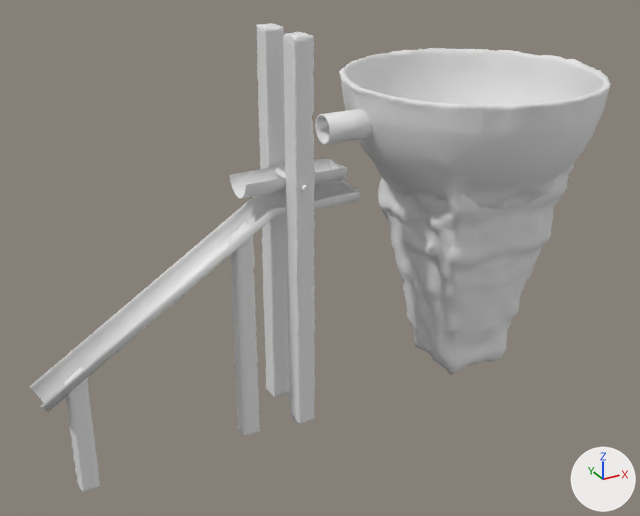
The FBX model Snake/Assets/Prefabs/WaterFeature/waterfeature.fbx: old version first, new version second.
One viewpoint serves both versions: a camera (50 mm lens) standing at (-1.93, -3.89, 2.75) and looking at (0.2, -0.02, 0.81). The lights are fixed; the arrows at lower right show +X, +Y and +Z. Where no turn or scale is listed for an object, it has been applied to the vertices. Vertices at the same position are counted once.

Script lines for the objects in view, before the commit:
```python
me_cube = bpy.data.meshes.new('Cube')
me_cube.from_pydata(...)  # 7907 vertices, 15806 faces; spans x -0.76..0.76, y -0.73..0.74, z -1.76..0.02
me_cube.materials.append(mat_material)  # white #e7e7e7
me_cube_002 = bpy.data.meshes.new('Cube.002')
me_cube_002.from_pydata(...)  # 43311 vertices, 86606 faces; spans x -1.23..0.07, y -0.22..0.21, z -0.17..2.05
me_cube_003 = bpy.data.meshes.new('Cube.003')
me_cube_003.from_pydata(...)  # 247 vertices, 354 faces; spans x -1.38..0.62, y -0.13..0.08, z 0.34..1.6
me_cube_004 = bpy.data.meshes.new('Cube.004')
me_cube_004.from_pydata(...)  # 132 vertices, 83 faces; spans x -0.269..0.311, y -0.239..0.245, z -0.07..0.029
# before: 60 (0.305, -0.023, -0.063) at pixel (338, 180), 61 (0.305, -0.04, -0.058) at pixel (340, 179), 62 (0.305, -0.055, -0.049) at pixel (342, 179), 63 (0.305, -0.069, -0.038) at pixel (343, 177), 64 (0.305, -0.08, -0.024) at pixel (344, 176)
# before: 65 (0.305, -0.089, -0.008) at pixel (345, 173), 66 (0.305, -0.094, 0.009) at pixel (345, 170), 67 (0.305, -0.095, 0.026) at pixel (346, 167)
ob_bowl = bpy.data.objects.new('Bowl', me_cube)
ob_bowl.location = (1.171, 0.0, 1.71)
ob_supports = bpy.data.objects.new('Supports', me_cube_002)
ob_supports.location = (0.0, 0.0, 0.0)
ob_tilt = bpy.data.objects.new('Tilt', me_cube_004)
ob_tilt.location = (0.002, -0.003, 1.308)
ob_watertubes = bpy.data.objects.new('WaterTubes', me_cube_003)
ob_watertubes.location = (0.0, 0.0, 0.0)
```
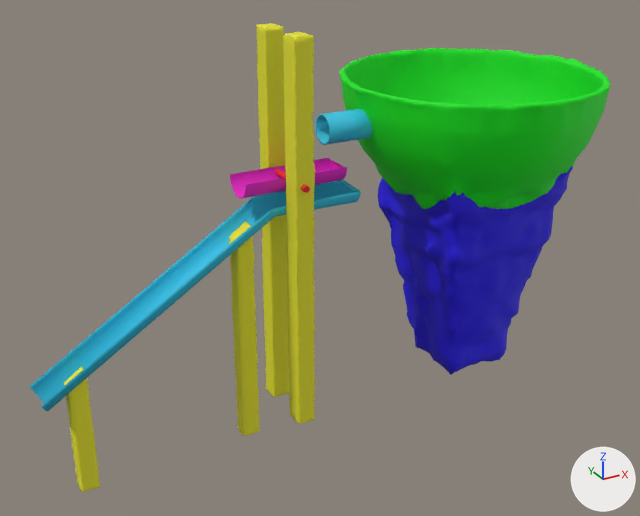
Where the change shows, as pixel boxes (x1, y1, x2, y2) in the pictures (640 x 516 px; the box of a moved part takes in the faces that stretch with it):
'Supports', recoloured (white to yellow): (64, 23, 315, 492) in both
part 1 of me_cube_004, built on: (248, 159, 345, 185) in both
part 2 of me_cube_004, recoloured (white to pink): (230, 158, 347, 199) in both
part 3 of me_cube_004, recoloured: (275, 168, 310, 193) in both
part 4 of me_cube, recoloured (white to blue): (378, 166, 573, 375) in both
part 5 of me_cube, recoloured (white to green): (339, 48, 611, 209) in both
part 6 of me_cube_003, moved or reshaped (not visible afterwards): before (52, 219, 272, 408)
part 7 of me_cube_003, recoloured (white to cyan): (29, 109, 372, 411) in both

The change, as a list of edits to the scene's bpy script:
```text
Add mat_tubematerial:
    mat_tubematerial = principled_material('TubeMaterial')
    mat_tubematerial.base_color = (0.0269, 0.549, 0.8)  # cyan #2ec4e7
    mat_tubematerial.roughness = 0.69
Add mat_stone_material:
    mat_stone_material = principled_material('Stone Material')
    mat_stone_material.base_color = (0.0156, 0.0036, 0.8)  # blue #220ce7
    mat_stone_material.roughness = 0.69
Add mat_bowl_material:
    mat_bowl_material = principled_material('Bowl Material')
    mat_bowl_material.base_color = (0.0, 0.8, 0.00616)  # green #00e712
    mat_bowl_material.roughness = 0.69
Add mat_tiltmaterial:
    mat_tiltmaterial = principled_material('TiltMaterial')
    mat_tiltmaterial.base_color = (0.8, 0.014, 0.605)  # pink #e71fcc
    mat_tiltmaterial.roughness = 0.69
Add mat_tilecrossbarmaterial:
    mat_tilecrossbarmaterial = principled_material('TileCrossBarMaterial')
    mat_tilecrossbarmaterial.base_color = (0.8, 0.0109, 0.0258)  # red #e71b2d
    mat_tilecrossbarmaterial.roughness = 0.69
Add mat_support_s:
    mat_support_s = principled_material('Support s')
    mat_support_s.base_color = (0.8, 0.772, 0.0215)  # yellow #e7e428
    mat_support_s.roughness = 0.69
Change me_cube_003:
    used by ob_watertubes; location = (0.0, 0.0, 0.0)
    remove me_cube_003.from_pydata(...)  # 247 vertices, 354 faces; spans x -1.38..0.62, y -0.13..0.08, z 0.34..1.6
    add me_cube_003.from_pydata(...)  # 247 vertices, 355 faces; spans x -1.38..0.62, y -0.13..0.08, z 0.34..1.6
    me_cube_003 part 6: 1 vertex removed from x -1.33, y -0.08, z 0.35; 1 vertex added at x -1.33, y -0.06, z 0.35
    me_cube_003 part 7: 346 faces spanning x -1.38..0.62, y -0.13..0.08, z 0.34..1.6 switch from no material to mat_tubematerial (cyan #2ec4e7)
Change me_cube_002:
    where me_cube_002.from_pydata(...)  # 43311 vertices, 86606 faces; spans x -1.23..0.07, y -0.22..0.21, z -0.17..2.05
    add me_cube_002.materials.append(mat_support_s)  # yellow #e7e428
Change me_cube:
    where me_cube.from_pydata(...)  # 7907 vertices, 15806 faces; spans x -0.76..0.76, y -0.73..0.74, z -1.76..0.02
    used by ob_bowl; location = (1.171, 0.0, 1.71)
    me_cube part 4: 6247 of the faces centred in x -0.41..0.42, y -0.44..0.41, z -1.76..-0.42 switch from mat_material (white #e7e7e7) to mat_stone_material (blue #220ce7)
    me_cube part 5: 9559 of the faces centred in x -0.76..0.76, y -0.73..0.74, z -0.69..0.02 switch from mat_material (white #e7e7e7) to mat_bowl_material (green #00e712)
Change me_cube_004:
    used by ob_tilt; location = (0.002, -0.003, 1.308)
    verts and faces of me_cube_004; kept vertices keep their numbers, new ones are numbered from 132
    remove me_cube_004.from_pydata(...)  # 132 vertices, 83 faces; spans x -0.269..0.311, y -0.239..0.245, z -0.07..0.029
    add me_cube_004.from_pydata(...)  # 132 vertices, 84 faces; spans x -0.269..0.311, y -0.239..0.245, z -0.07..0.029
    me_cube_004 part 1
    add for i in [63, 64, 65]: verts[i] += (0.0, 0.004, 0.0)
    add verts[62] = (0.305, -0.053, -0.049)  # moved, pixel (341, 179)
    add verts[66] = (0.305, -0.089, 0.009)  # moved, pixel (345, 170)
    add verts[67] = (0.305, -0.092, 0.026)  # moved, pixel (345, 167)
    add faces += [(60, 61, 62)]  # mat_tiltmaterial (pink #e71fcc)
    me_cube_004 part 2: 49 faces spanning x -0.269..0.311, y -0.1..0.094, z -0.07..0.029 switch from no material to mat_tiltmaterial (pink #e71fcc)
    me_cube_004 part 3: 34 faces spanning x -0.018..0.016, y -0.239..0.245, z -0.016..0.018 switch from no material to mat_tilecrossbarmaterial (red #e71b2d)
```
